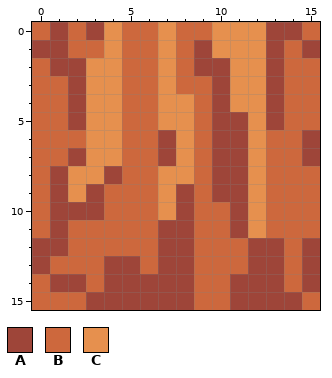
Two versions of one pixel-art sprite, res/img/cave/cavewall1.png. The picture above is the old version.
The file is 16x16 pixels.
Palette (. is transparent): A #9e4539  B #cd683d  C #e6904e
Pixels before, first column x 0:
 0 BABACBBCBBCCCAAB
 1 AABBCBBCBACCCABA
 2 BAACCBBCBAACCABB
 3 BBACCBBCBBACCABB
 4 BBACCBBCCBACCABB
 5 BBACCBBCCBAACABB
 6 BBBCCBBACBAACBBA
 7 BBACCBBACBAACBBA
 8 BACCABBCCBAACBBB
 9 BACABBBCABAACBBB
10 BAAABBBCABBACBBB
11 BABBBBBAABBACBBB
12 AABBBBBAABBBAABA
13 ABBBAABAABBBAABA
14 BAABAAAAABBAAABA
15 BBBAAAAAABBAAAAB
And afterwards:
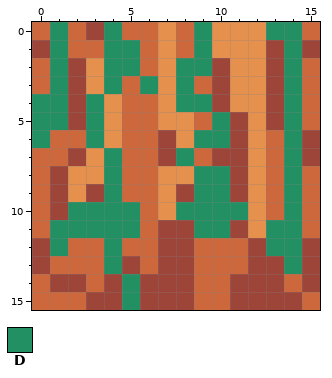
Colours new in this view: D #239063
What changed:
Colour A gives way to colour D in row 0 at x 1 and 13 to 14; in rows 1 to 2 at x 1 and 9; in rows 5 to 6 at x 10; in row 8 at x 4 and 10; in row 9 at x 10; in row 10 at x 2 to 3, 8 and 11.
Colour A gives way to colour D in row 11 at x 1; in row 12 at x 1 and 13; in row 13 at x 4; in rows 14 to 15 at x 5.
Colour B gives way to colour D in row 0 at x 9; in row 1 at x 5 and 14; in row 2 at x 5, 8 and 14; in row 3 at x 1, 6, 8 and 14; in row 4 at x 0 to 1, 9 and 14; in row 5 at x 0 to 1 and 14.
Colour B gives way to colour D in row 6 at x 0, 9 and 14; in row 7 at x 14; in row 8 at x 9 and 14; in row 9 at x 4, 9 and 14; in row 10 at x 4 to 5, 9 to 10 and 14; in row 11 at x 2 to 5, 9 to 10 and 13 to 14.
Colour B gives way to colour D in row 12 at x 4 and 14; in row 13 at x 14.
Colour C gives way to colour D in rows 0 to 3 at x 4; in row 4 at x 3 and 8; in rows 5 to 6 at x 3; in row 7 at x 4 and 8.
